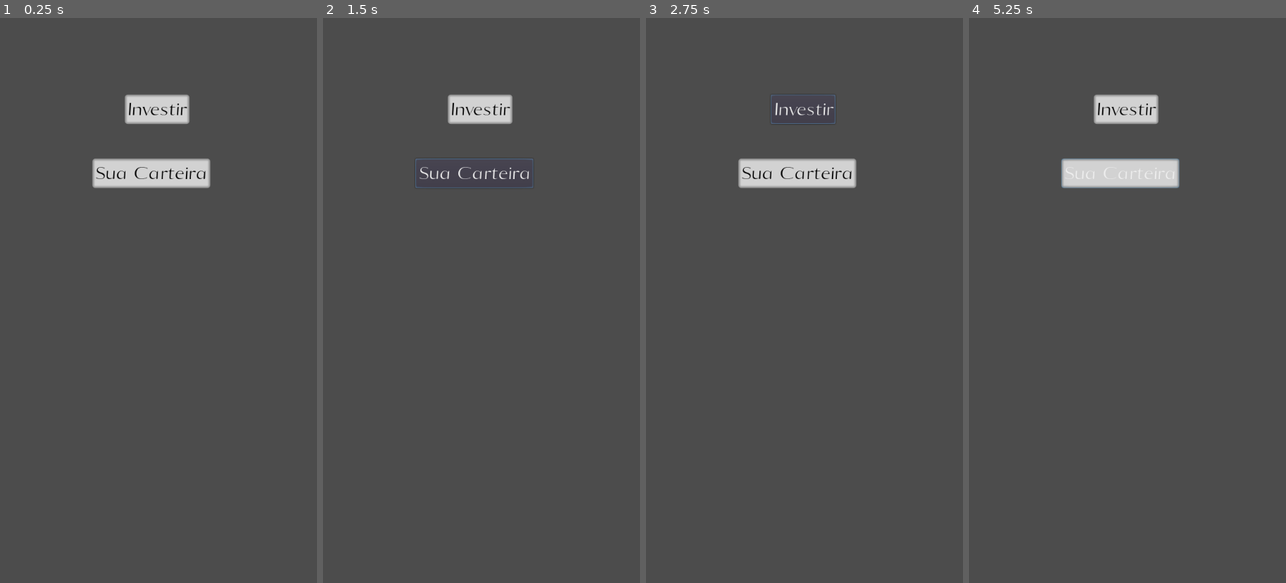
Above: before the commit, frames 1-4 (left to right).
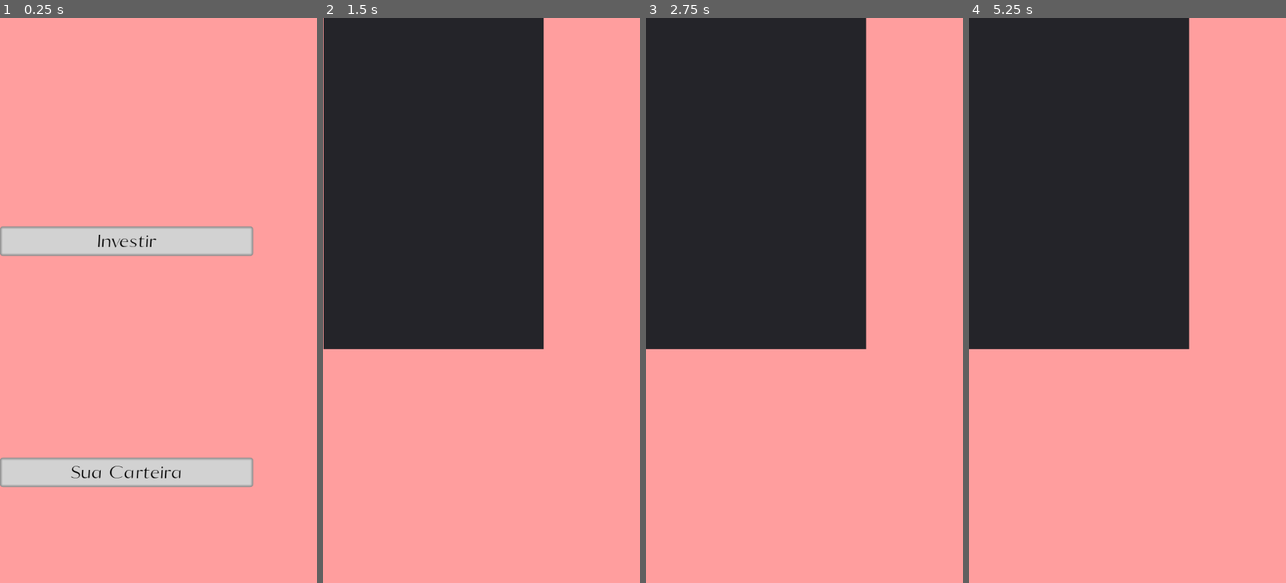
Above: after the commit, the same moments.

Repository: AndreMoukarzel/Grana-Preta
Game: Godot game, scene res://broker/Broker.tscn
The game is run twice, just before and just after one commit, with the same random seed, the same clock (stepped at 60 frames per second) and the same inputs. This scene is started directly instead of the project's main scene.
Inputs (mouse positions are in pixels of both pictures, inside the frame that each line leads up to):
- Up to frame 1 (0.25 s): no input
- Up to frame 2 (1.5 s): click "Investir" at 0.5 s; click (475, 170) at 1.25 s, where only the run before the commit has a clickable "Sua Carteira"
- Up to frame 3 (2.75 s): click (804, 108) at 2 s, where only the run before the commit has a clickable "Investir"
- Up to frame 4 (5.25 s): click (1121, 170) at 2.75 s, where only the run before the commit has a clickable "Sua Carteira"; click (1127, 108) at 3.5 s, where only the run before the commit has a clickable "Investir"; click (1121, 170) at 4.25 s, where only the run before the commit has a clickable "Sua Carteira"; tap Enter at 5 s; move the mouse to (1197, 272) at 5.02 s; click (1197, 272) at 5.17 s

The runs differ from the first frame. In frame 1, 100% of the frame differs, in the area x 0-100%, y 0-100%; in frame 2, 100%; in frame 3, 100%; in frame 4, 100%.

Commit message:
Base for Broker

Diff:
--- /dev/null
+++ b/broker/BondDisplay.gd
@@ -0,0 +1,5 @@
+extends Control
+
+
+func setup():
+	pass
--- /dev/null
+++ b/broker/BondDisplay.tscn
@@ -0,0 +1,86 @@
+[gd_scene load_steps=7 format=2]
+
+[ext_resource path="res://broker/BondDisplay.gd" type="Script" id=1]
+[ext_resource path="res://school/Lessons/LessonFont.otf" type="DynamicFontData" id=2]
+
+[sub_resource type="StyleBoxFlat" id=1]
+bg_color = Color( 0.901961, 0.901961, 0.901961, 1 )
+border_width_left = 8
+border_width_top = 8
+border_width_right = 8
+border_width_bottom = 8
+border_color = Color( 0.0509804, 0.419608, 0, 1 )
+border_blend = true
+
+[sub_resource type="DynamicFont" id=2]
+size = 70
+use_mipmaps = true
+use_filter = true
+font_data = ExtResource( 2 )
+
+[sub_resource type="StyleBoxFlat" id=3]
+bg_color = Color( 0.901961, 0.901961, 0.901961, 1 )
+border_width_left = 8
+border_width_top = 8
+border_width_right = 8
+border_width_bottom = 8
+border_color = Color( 0, 0.180392, 0.498039, 1 )
+border_blend = true
+
+[sub_resource type="StyleBoxFlat" id=4]
+bg_color = Color( 0.901961, 0.901961, 0.901961, 1 )
+border_width_left = 8
+border_width_top = 8
+border_width_right = 8
+border_width_bottom = 8
+border_color = Color( 0.611765, 0, 0, 1 )
+border_blend = true
+
+[node name="BondDisplay" type="Control"]
+anchor_right = 1.0
+anchor_bottom = 1.0
+script = ExtResource( 1 )
+
+[node name="Safe" type="Panel" parent="."]
+margin_right = 576.0
+margin_bottom = 100.0
+custom_styles/panel = SubResource( 1 )
+
+[node name="Label" type="Label" parent="Safe"]
+margin_right = 576.0
+margin_bottom = 100.0
+custom_fonts/font = SubResource( 2 )
+custom_colors/font_color = Color( 0.0509804, 0.419608, 0, 1 )
+text = "SEGURO"
+align = 1
+valign = 1
+
+[node name="Moderate" type="Panel" parent="."]
+margin_top = 100.0
+margin_right = 576.0
+margin_bottom = 200.0
+custom_styles/panel = SubResource( 3 )
+
+[node name="Label" type="Label" parent="Moderate"]
+margin_right = 576.0
+margin_bottom = 100.0
+custom_fonts/font = SubResource( 2 )
+custom_colors/font_color = Color( 0, 0.180392, 0.498039, 1 )
+text = "MODERADO"
+align = 1
+valign = 1
+
+[node name="Chanceful" type="Panel" parent="."]
+margin_top = 200.0
+margin_right = 576.0
+margin_bottom = 300.0
+custom_styles/panel = SubResource( 4 )
+
+[node name="Label" type="Label" parent="Chanceful"]
+margin_right = 576.0
+margin_bottom = 100.0
+custom_fonts/font = SubResource( 2 )
+custom_colors/font_color = Color( 0.611765, 0, 0, 1 )
+text = "ARROJADO"
+align = 1
+valign = 1
--- /dev/null
+++ b/broker/Broker.gd
@@ -0,0 +1,26 @@
+extends Control
+
+const SCREEN_SIZE = Vector2(576, 1024)
+const TWN_TIME = 1
+
+
+func _ready():
+	$Background/Panel.rect_size = SCREEN_SIZE
+	$Menu.rect_size = self.rect_size * 0.8
+	$Menu.rect_position.y = self.rect_size.y * 0.2
+	$Turtle.rect_position.x = self.rect_size.x * 0.8
+
+
+func tween_menus(middle_position):
+	$Tween.interpolate_property($Menu, "rect_position:x", null, middle_position, TWN_TIME, Tween.TRANS_CUBIC, Tween.EASE_IN_OUT)
+	$Tween.interpolate_property($InvestmentMenu, "rect_position:x", null, middle_position + SCREEN_SIZE.x, TWN_TIME, Tween.TRANS_CUBIC, Tween.EASE_IN_OUT)
+	$Tween.interpolate_property($PortfolioMenu, "rect_position:x", null, middle_position - SCREEN_SIZE.x, TWN_TIME, Tween.TRANS_CUBIC, Tween.EASE_IN_OUT)
+	$Tween.start()
+
+
+func _on_Investments_pressed():
+	tween_menus(-SCREEN_SIZE.x)
+
+
+func _on_Portfolio_pressed():
+	tween_menus(SCREEN_SIZE.x)
--- a/broker/Broker.tscn
+++ b/broker/Broker.tscn
@@ -1,6 +1,10 @@
-[gd_scene load_steps=4 format=2]
+[gd_scene load_steps=7 format=2]
 
-[ext_resource path="res://school/Lessons/LessonFont.otf" type="DynamicFontData" id=1]
+[ext_resource path="res://broker/Broker.gd" type="Script" id=1]
+[ext_resource path="res://school/Lessons/LessonFont.otf" type="DynamicFontData" id=2]
+
+[sub_resource type="StyleBoxFlat" id=4]
+bg_color = Color( 1, 0.623529, 0.623529, 1 )
 
 [sub_resource type="StyleBoxFlat" id=1]
 bg_color = Color( 0.827451, 0.827451, 0.827451, 1 )
@@ -19,35 +23,77 @@
 size = 40
 use_mipmaps = true
 use_filter = true
-font_data = ExtResource( 1 )
+font_data = ExtResource( 2 )
+
+[sub_resource type="StyleBoxFlat" id=3]
 
 [node name="Broker" type="Control"]
 anchor_right = 1.0
 anchor_bottom = 1.0
+script = ExtResource( 1 )
 __meta__ = {
 "_edit_lock_": true
 }
 
-[node name="Investments" type="Button" parent="."]
-margin_left = 227.124
-margin_top = 139.234
-margin_right = 344.124
-margin_bottom = 192.234
+[node name="Background" type="ParallaxBackground" parent="."]
+
+[node name="Panel" type="Panel" parent="Background"]
+margin_right = 576.0
+margin_bottom = 1024.0
+custom_styles/panel = SubResource( 4 )
+
+[node name="Turtle" type="Control" parent="."]
+margin_right = 40.0
+margin_bottom = 40.0
+
+[node name="Menu" type="VBoxContainer" parent="."]
+margin_right = 400.0
+margin_bottom = 600.0
+size_flags_vertical = 7
+custom_constants/separation = 20
+
+[node name="Investments" type="Button" parent="Menu"]
+margin_top = 118.0
+margin_right = 400.0
+margin_bottom = 171.0
+size_flags_vertical = 6
 custom_styles/normal = SubResource( 1 )
 custom_fonts/font = SubResource( 2 )
 custom_colors/font_color = Color( 0, 0, 0, 1 )
 text = "Investir"
 
-[node name="Portfolio" type="Button" parent="."]
-margin_left = 167.665
-margin_top = 254.894
-margin_right = 381.665
-margin_bottom = 307.894
+[node name="Portfolio" type="Button" parent="Menu"]
+margin_top = 428.0
+margin_right = 400.0
+margin_bottom = 481.0
+size_flags_vertical = 6
 custom_styles/normal = SubResource( 1 )
 custom_fonts/font = SubResource( 2 )
 custom_colors/font_color = Color( 0, 0, 0, 1 )
 text = "Sua Carteira"
 
-[node name="Turtle" type="Control" parent="."]
-margin_right = 40.0
-margin_bottom = 40.0
+[node name="InvestmentMenu" type="Control" parent="."]
+margin_left = 576.0
+margin_right = 976.0
+margin_bottom = 600.0
+size_flags_vertical = 7
+
+[node name="Panel" type="Panel" parent="InvestmentMenu"]
+margin_right = 400.0
+margin_bottom = 600.0
+
+[node name="PortfolioMenu" type="Control" parent="."]
+margin_left = -576.0
+margin_right = -176.0
+margin_bottom = 600.0
+size_flags_vertical = 7
+
+[node name="Panel2" type="Panel" parent="PortfolioMenu"]
+margin_right = 400.0
+margin_bottom = 600.0
+custom_styles/panel = SubResource( 3 )
+
+[node name="Tween" type="Tween" parent="."]
+
+[connection signal="pressed" from="Menu/Investments" to="." method="_on_Investments_pressed"]
+[connection signal="pressed" from="Menu/Portfolio" to="." method="_on_Portfolio_pressed"]
--- /dev/null
+++ b/broker/bond/Bond.gd
@@ -0,0 +1,40 @@
+extends Button
+
+signal opened(parent)
+signal closed(parent)
+
+const FONT_WIDTH = 15
+const BASE_HEIGHT = 80
+const TWN_TIME = .2
+const SUBJECT_LESSON_SCN = preload("res://school/Subjects/SubjectLesson.tscn")
+
+var is_open = false
+
+
+func setup():
+	rect_size = Vector2(get_parent().rect_size.x, 70)
+
+
+func _on_Bond_pressed():
+	if is_open:
+		close()
+	else:
+		open()
+
+
+func close():
+	$Tween.interpolate_property($Name, "rect_position:x", null, 10, TWN_TIME, Tween.TRANS_QUAD, Tween.EASE_IN_OUT)
+	$Tween.interpolate_property(self, "rect_size:y", null, 70, TWN_TIME, Tween.TRANS_QUAD, Tween.EASE_IN_OUT)
+	$Tween.start()
+
+	is_open = false
+	emit_signal("closed", get_parent())
+
+
+func open():
+	$Tween.interpolate_property($Name, "rect_position:x", null, (rect_size.x - $Name.rect_size.x)/2, TWN_TIME, Tween.TRANS_QUAD, Tween.EASE_IN_OUT)
+	$Tween.interpolate_property(self, "rect_size:y", null, 300, TWN_TIME, Tween.TRANS_QUAD, Tween.EASE_IN_OUT)
+	$Tween.start()
+
+	is_open = true
+	emit_signal("opened", get_parent())
--- /dev/null
+++ b/broker/bond/Bond.tscn
@@ -0,0 +1,45 @@
+[gd_scene load_steps=5 format=2]
+
+[ext_resource path="res://broker/bond/Bond.gd" type="Script" id=1]
+[ext_resource path="res://school/Lessons/LessonFont.otf" type="DynamicFontData" id=2]
+
+[sub_resource type="StyleBoxFlat" id=2]
+bg_color = Color( 0.901961, 0.901961, 0.901961, 1 )
+border_width_left = 5
+border_width_top = 5
+border_width_right = 5
+border_width_bottom = 5
+border_color = Color( 0.235294, 0.235294, 0.235294, 1 )
+border_blend = true
+corner_radius_top_left = 5
+corner_radius_top_right = 5
+corner_radius_bottom_right = 5
+corner_radius_bottom_left = 5
+
+[sub_resource type="DynamicFont" id=1]
+size = 50
+use_mipmaps = true
+use_filter = true
+font_data = ExtResource( 2 )
+
+[node name="Bond" type="Button"]
+anchor_right = 1.0
+anchor_bottom = 1.0
+margin_bottom = -954.0
+custom_styles/hover = SubResource( 2 )
+custom_styles/pressed = SubResource( 2 )
+custom_styles/normal = SubResource( 2 )
+script = ExtResource( 1 )
+
+[node name="Name" type="Label" parent="."]
+margin_left = 10.0
+margin_right = 120.0
+margin_bottom = 70.0
+custom_fonts/font = SubResource( 1 )
+custom_colors/font_color = Color( 0, 0, 0, 1 )
+text = "NAME"
+valign = 1
+
+[node name="Tween" type="Tween" parent="."]
+
+[connection signal="pressed" from="." to="." method="_on_Bond_pressed"]
Not shown: 3 places in school/Subjects/Subject.tscn that only renumber resources
